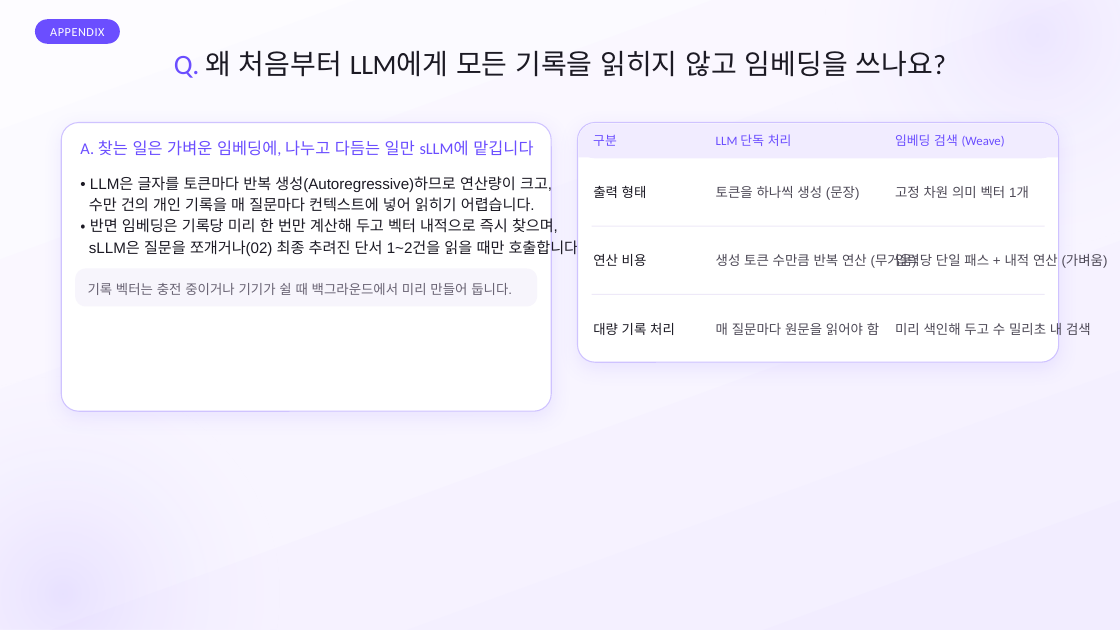
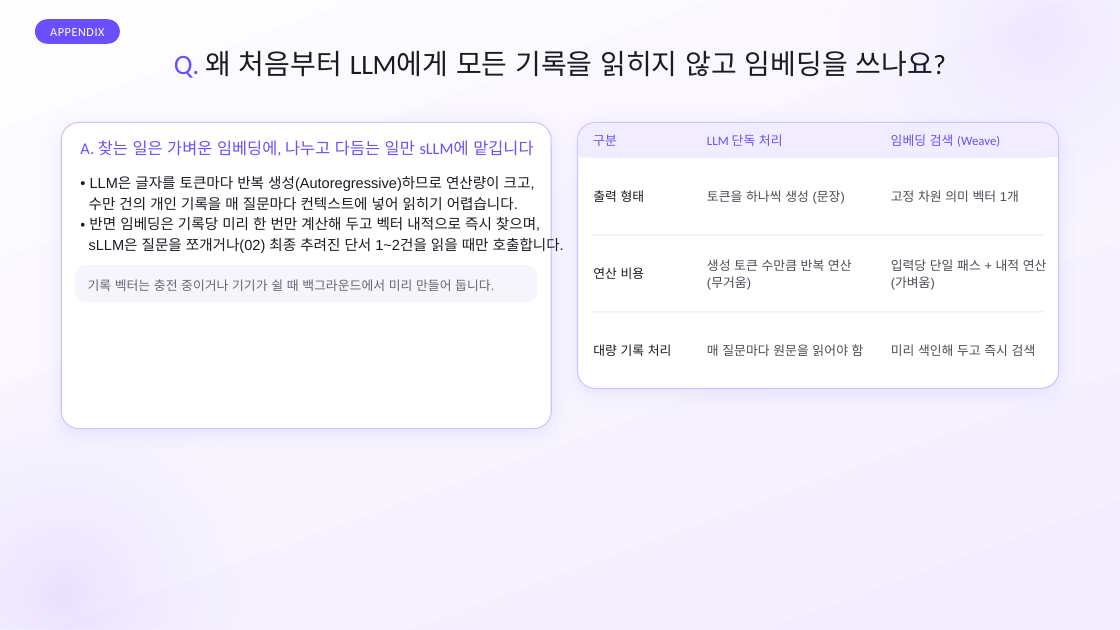
Before and after one commit to SB-Jo/t3, a slide deck: slide 27 of weave/결선준비/09_HowItWorks/HowItWorks_Argon.pptx (slide 28 before the commit). Drawn at 1120x630 pixels with LibreOffice and Linux fonts; fonts in the diff are those of the drawing. Boxes give left, top, right and bottom in pixels: in the first picture for what was removed or moved away, otherwise in the second. Text is boxed around its words. In the diff, an @@ line names an element or a change of style, - is before the commit and + after.

```diff
--- a/weave/결선준비/09_HowItWorks/HowItWorks_Argon.pptx
+++ b/weave/결선준비/09_HowItWorks/HowItWorks_Argon.pptx
@@ rounded rectangle resized from (x1=61, y1=123, x2=551, y2=412) to (x1=61, y1=123, x2=551, y2=429) @@
@@ proportions changed in 3 elements at (x1=76, y1=266, x2=538, y2=302), (x1=61, y1=123, x2=551, y2=429), (x1=578, y1=123, x2=1060, y2=389) @@
@@ rounded rectangle resized from (x1=578, y1=123, x2=1060, y2=362) to (x1=578, y1=123, x2=1060, y2=389) @@
@@ text "LLM 단독 처리" moved from (x1=716, y1=134, x2=792, y2=146) to (x1=707, y1=134, x2=783, y2=146) @@
@@ text "임베딩 검색 (Weave)" moved from (x1=895, y1=134, x2=1005, y2=147) to (x1=891, y1=134, x2=1000, y2=147) @@
@@ text "• LLM은 글자를 토큰마다 반복 ..." at (x1=89, y1=176, x2=564, y2=254): size 13 to 12.5 pt; line spacing 18.1pt to 17.4pt @@
@@ text "토큰을 하나씩 생성 (문장)" moved from (x1=716, y1=186, x2=860, y2=200) to (x1=707, y1=190, x2=845, y2=204) @@
@@ rectangle moved from (x1=592, y1=226, x2=1045, y2=227) to (x1=592, y1=234, x2=1045, y2=235) @@
@@ rounded rectangle moved from (x1=76, y1=269, x2=538, y2=307) to (x1=76, y1=266, x2=538, y2=302) @@
@@ text "연산 비용" moved from (x1=593, y1=254, x2=647, y2=266) to (x1=593, y1=267, x2=645, y2=279) @@
@@ text at (x1=707, y1=259, x2=852, y2=290): text changed; size 11.5 to 11 pt @@
-생성 토큰 수만큼 반복 연산 (무거움)
+생성 토큰 수만큼 반복 연산
+(무거움)
@@ text at (x1=891, y1=259, x2=1047, y2=290): text changed; size 11.5 to 11 pt @@
-입력당 단일 패스 + 내적 연산 (가벼움)
+입력당 단일 패스 + 내적 연산
+(가벼움)
@@ text "기록 벡터는 충전 중이거나 기기가 ..." at (x1=88, y1=279, x2=494, y2=291): size 11.5 to 11 pt; line spacing 16.1pt to 15.4pt @@
@@ rectangle moved from (x1=592, y1=294, x2=1045, y2=295) to (x1=592, y1=312, x2=1045, y2=313) @@
@@ size 11.5 to 11 pt; line spacing 15.1pt to 14.5pt in 6 elements at (x1=891, y1=190, x2=1019, y2=202), (x1=707, y1=190, x2=845, y2=204), (x1=593, y1=190, x2=645, y2=202), (x1=593, y1=267, x2=645, y2=279), (x1=707, y1=344, x2=864, y2=356), (x1=593, y1=344, x2=672, y2=356) @@
@@ text "대량 기록 처리" moved from (x1=593, y1=323, x2=675, y2=335) to (x1=593, y1=344, x2=672, y2=356) @@
@@ text "매 질문마다 원문을 읽어야 함" moved from (x1=716, y1=323, x2=879, y2=335) to (x1=707, y1=344, x2=864, y2=356) @@
@@ text at (x1=891, y1=344, x2=1036, y2=356): text changed; size 11.5 to 11 pt @@
-미리 색인해 두고 수 밀리초 내 검색
+미리 색인해 두고 즉시 검색
```
Also in this commit, not shown: 21 other slides changed, 1 slide removed, 3 other files.
